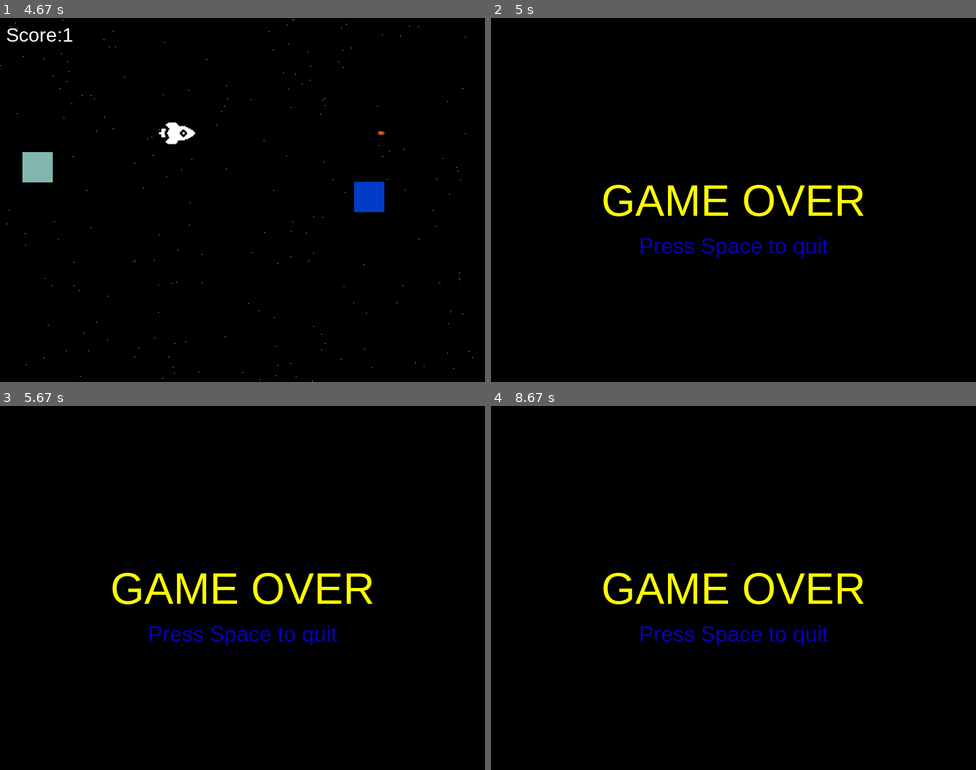
Above: before the commit, frames 1-4 (two rows, left to right).
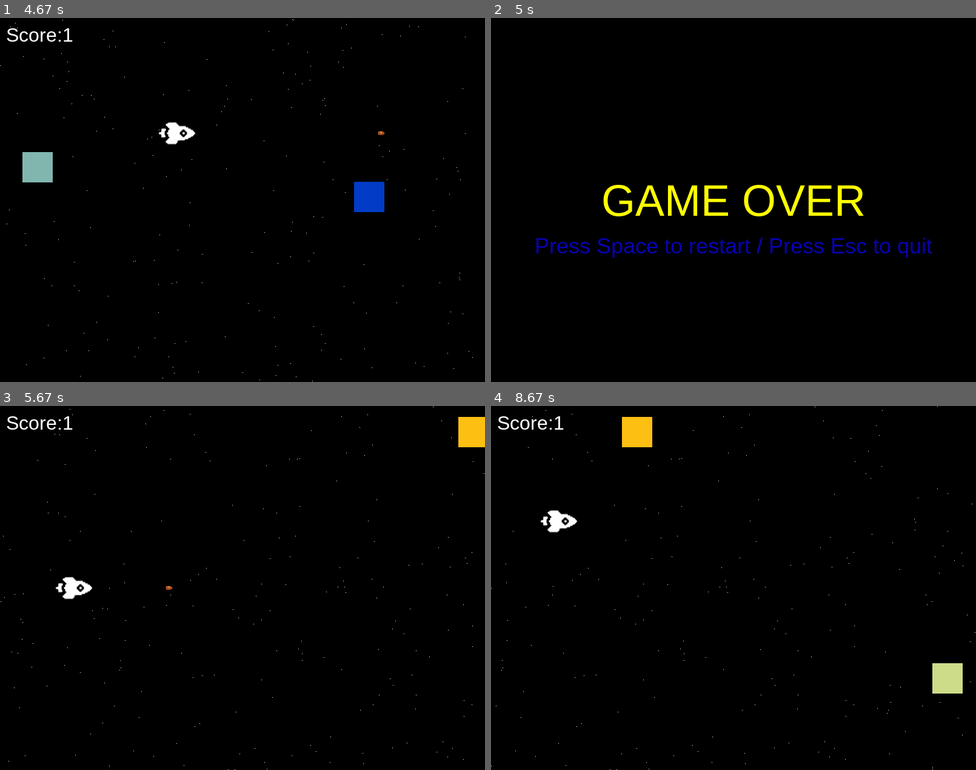
Above: after the commit, the same moments.

Repository: Rmdru/HR-pygame
Game: pygame game, started from main.py
The game is run twice, just before and just after one commit, with the same random seed, the same clock (stepped at 60 frames per second) and the same inputs.
Inputs:
- Up to frame 1 (4.67 s): click "Play!!!" at 0.38 s; tap Space at 0.67, 1.07, 1.37, 1.57, 1.9, 2.2, 2.4, 2.7, 2.97, 3.3, 3.6, 3.73, 4.13, 4.43 s; hold D 1-1.47 s; hold W 1.5-1.8 s; hold D 1.83-2.3 s; hold A 2.33-2.87 s; hold S 2.9-3.2 s; hold A 3.23-3.63 s; hold W 3.67-4.03 s; hold D from 4.07 s (still down)
- Up to frame 2 (5 s): release D at 4.7 s; hold S from 4.73 s (still down); tap Space at 4.8 s
- Up to frame 3 (5.67 s): release S at 5.1 s; tap Space at 5.2, 5.5 s; hold D from 5.63 s (still down)
- Up to frame 4 (8.67 s): tap Space at 5.7, 6, 6.2, 6.53, 6.83, 7.03, 7.33, 7.6, 7.93, 8.23, 8.37 s; release D at 6.1 s; hold W 6.13-6.43 s; hold D 6.47-6.93 s; hold A 6.97-7.5 s; hold S 7.53-7.83 s; hold A 7.87-8.27 s; hold W from 8.3 s (still down)

Frame 1 is identical in both runs. In frame 2, 1.4% of the frame differs, in the area x 9-91%, y 60-66%; in frame 3, 3.1%; in frame 4, 3.7%, in the area x 0-100%, y 0-100%.

Commit message:
quit game met esc, restart game met space

Diff:
--- a/main.py
+++ b/main.py
@@ -52,6 +52,24 @@
     text = font.render(t, True, c)
     return text
 
+# Start screen
+def start_screen():
+    #bg color
+    canvas.fill(WHITE)
+
+    text_in_capital_letters = pygame.font.Font('freesansbold.ttf', 95)
+    text_appearance_outsidelook, TextRect = text_settings("Space Shooter", text_in_capital_letters)
+    TextRect.center = ((SCREEN_WIDTH / 2), (SCREEN_HEIGHT / 2))
+    canvas.blit(text_appearance_outsidelook, TextRect)
+
+    startbutton("Play!!!", 290, 380, 200, 100, DARK_GREEN, LIGHT_GREEN, "play")
+
+    #update the display
+    pygame.display.flip()
+
+    #wait for next clock tick
+    clock.tick(GAME_SPEED)
+
 # game over screen
 def game_over_screen():
     # font object..................................
@@ -62,7 +80,7 @@
 
     # Text to be rendered with create_font
     game_over_text = create_font("GAME OVER")
-    restart_text = create_font("Press Space to quit", 36, (9, 0, 180))
+    restart_text = create_font("Press Space to restart / Press Esc to quit", 36, (9, 0, 180))
 
     # loop to render game over screen
     while True:
@@ -72,9 +90,16 @@
         canvas.blit(game_over_text, game_over_text_rect)
         canvas.blit(restart_text, restart_text_rect)
         for event in pygame.event.get():
-            if event.type == pygame.K_SPACE or event.type == pygame.QUIT:
+            if event.type == pygame.QUIT:
                 pygame.quit()
                 quit()
+            elif event.type == pygame.KEYDOWN:
+                if event.key == pygame.K_SPACE:
+                    game_loop()
+                elif event.key == pygame.K_ESCAPE:
+                    pygame.quit()
+                    quit()
+
         pygame.display.update()
         clock.tick(GAME_SPEED)
 
@@ -272,18 +297,4 @@
     canvas.blit(text_appearence_outsidelook, textRect)
 
 while not quit_game_requested():
-    #bg color
-    canvas.fill(WHITE)
-
-    text_in_capital_letters = pygame.font.Font('freesansbold.ttf', 95)
-    text_appearance_outsidelook, TextRect = text_settings("Space Shooter", text_in_capital_letters)
-    TextRect.center = ((SCREEN_WIDTH / 2), (SCREEN_HEIGHT / 2))
-    canvas.blit(text_appearance_outsidelook, TextRect)
-
-    startbutton("Play!!!", 290, 380, 200, 100, DARK_GREEN, LIGHT_GREEN, "play")
-
-    #update the display
-    pygame.display.flip()
-
-    #wait for next clock tick
-    clock.tick(GAME_SPEED)
+    start_screen()
